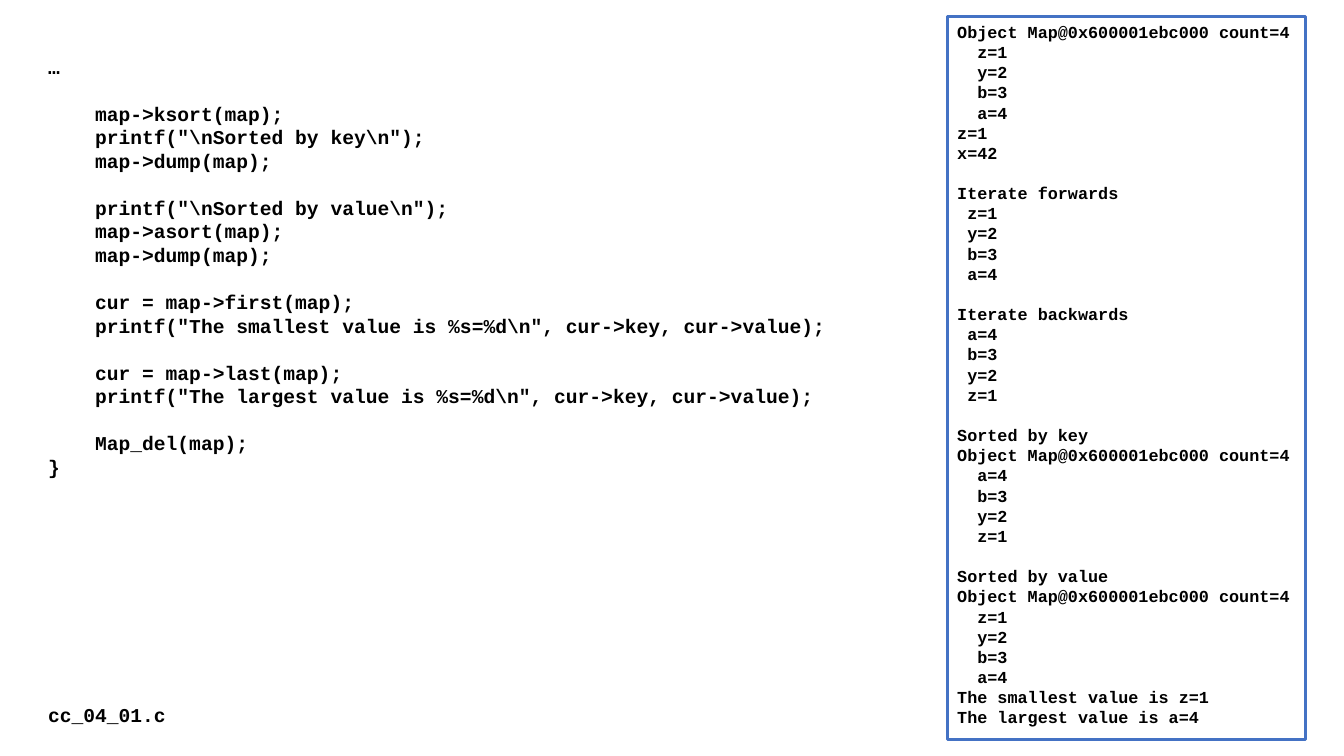
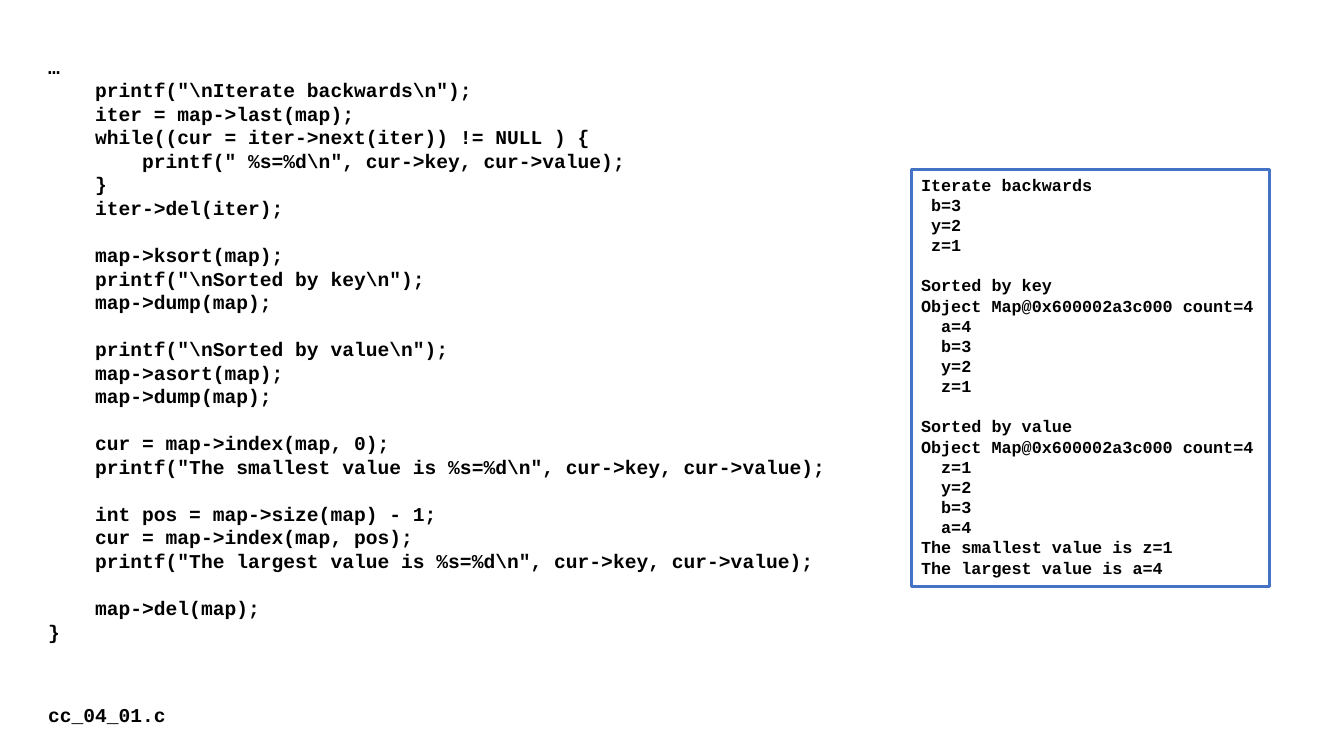
Before and after one commit to csev/cc4e, a slide deck: slide 9 of lectures/CC-04-Data-Structure.pptx. Drawn at 1344x756 pixels with LibreOffice and Linux fonts; fonts in the diff are those of the drawing. Boxes give left, top, right and bottom in pixels: in the first picture for what was removed or moved away, otherwise in the second. Text is boxed around its words. In the diff, an @@ line names an element or a change of style, - is before the commit and + after.

```diff
--- a/lectures/CC-04-Data-Structure.pptx
+++ b/lectures/CC-04-Data-Structure.pptx
@@ text in rectangle at [957, 26, 1290, 280]: paragraphs removed @@
-Object Map@0x600001ebc000 count=4
-z=1
-y=2
-b=3
-a=4
-z=1
-x=42
-Iterate forwards
-z=1
-y=2
-b=3
-a=4
@@ text at [95, 83, 625, 219]: paragraphs added @@
+printf("\nIterate backwards\n");
+iter = map->last(map);
+while((cur = iter->next(iter)) != NULL ) {
+printf(" %s=%d\n", cur->key, cur->value);
+}
+iter->del(iter);
@@ rectangle "Iterate backwards": place and size @@
-rectangle "Iterate backwards" at [948, 17, 1307, 740]
+rectangle "Iterate backwards" at [911, 169, 1270, 587]
@@ text in rectangle at [921, 300, 1254, 316]: text changed @@
-Object Map@0x600001ebc000 count=4
+Object Map@0x600002a3c000 count=4
@@ text in rectangle at [967, 329, 997, 340]: paragraph removed @@
-a=4
@@ text at [95, 436, 389, 454]: text changed @@
-cur = map->first(map);
+cur = map->index(map, 0);
@@ text in rectangle at [921, 441, 1254, 457]: text changed @@
-Object Map@0x600001ebc000 count=4
+Object Map@0x600002a3c000 count=4
@@ text at [95, 507, 437, 548]: text changed @@
-cur = map->last(map);
+int pos = map->size(map) - 1;
+cur = map->index(map, pos);
@@ text at [95, 601, 260, 619]: text changed @@
-Map_del(map);
+map->del(map);
```
Also in this commit, not shown: 9 other slides changed, 1 slide added, 1 slide removed, 1 other file.
